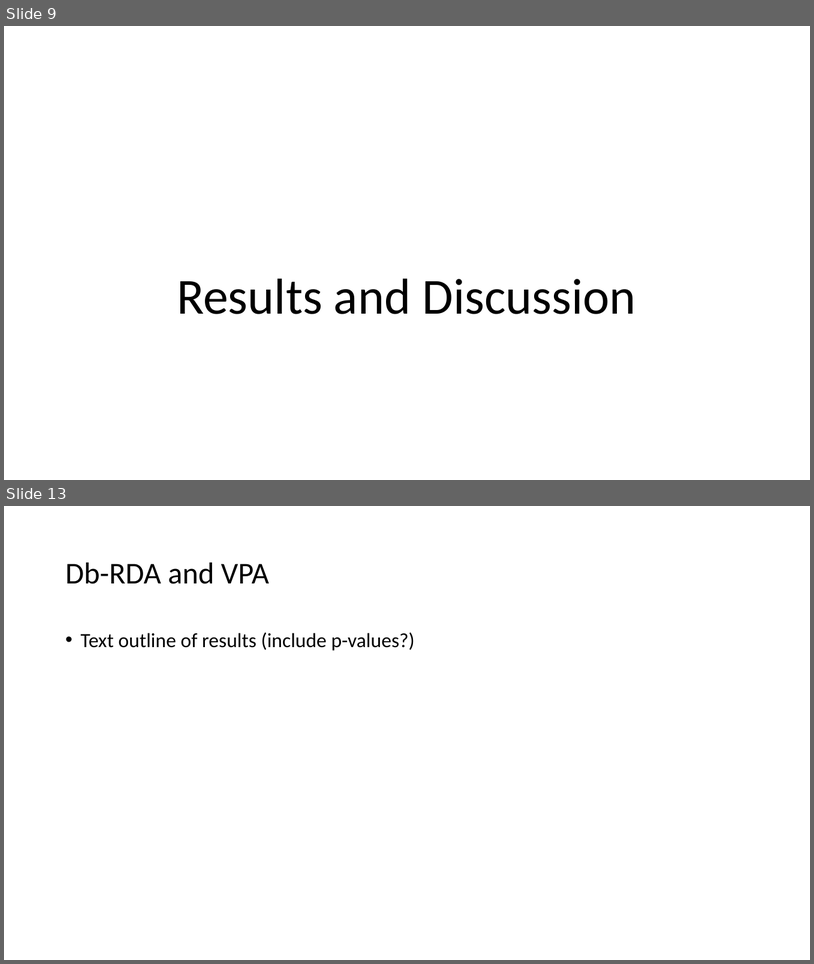
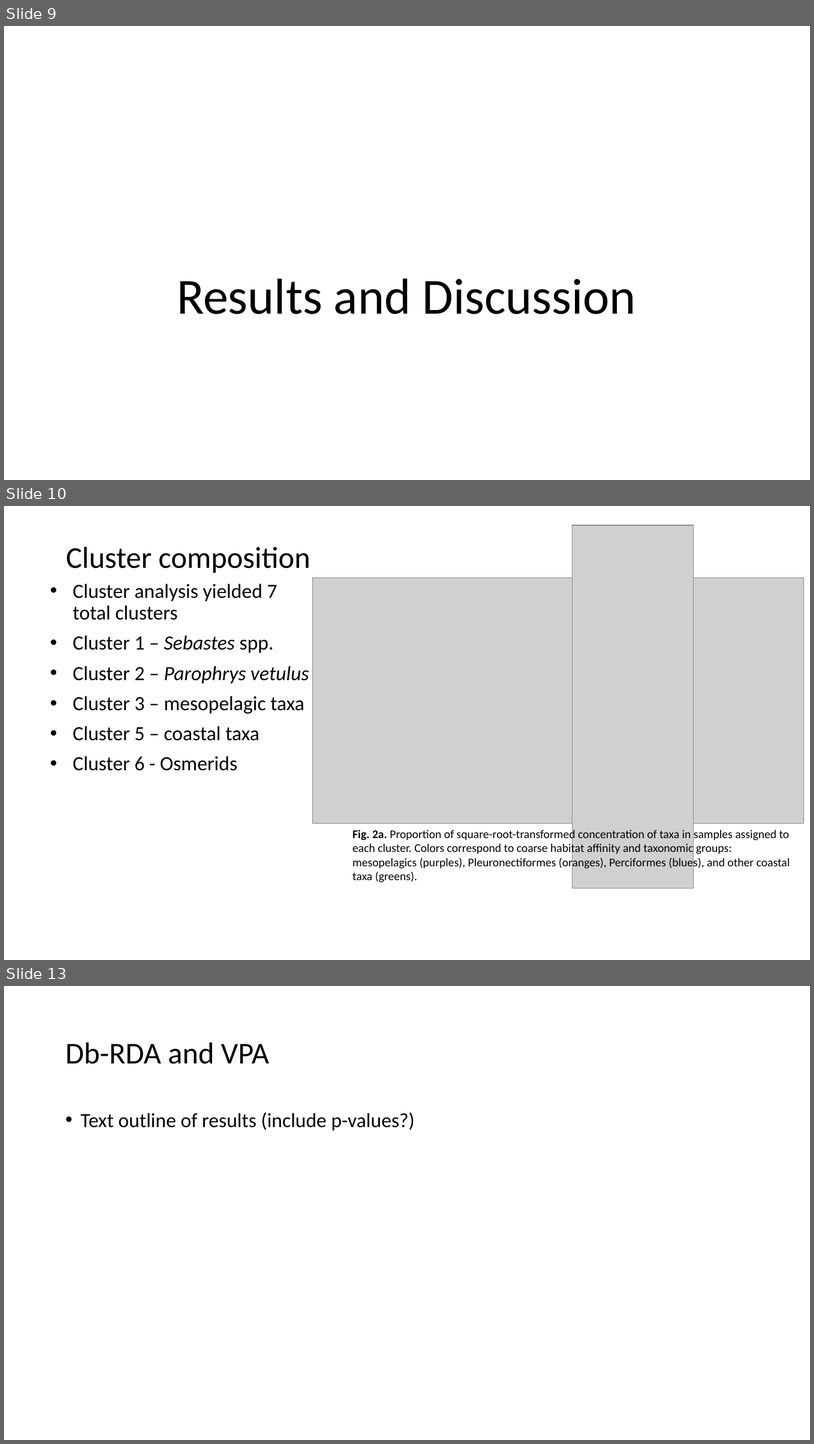
Before and after one commit to LukeABobay/larval-fish-community-analysis, a slide deck: PICES 2026 Presentation.pptx. Shown one above the other, each under a label of ours: slides 9 and 13 before the commit, slides 9, 10 and 13 after it; the slides between them are not shown. The pictures are 814x964 and 814x1444 pixels, drawn with LibreOffice and Linux fonts; fonts in the diff are those of the drawing; grey boxes stand for pictures. Boxes give left, top, right and bottom in pixels: in the first picture for what was removed or moved away, otherwise in the second. Text is boxed around its words. In the diff, an @@ line names an element or a change of style, - is before the commit and + after.

```diff
--- a/PICES 2026 Presentation.pptx
+++ b/PICES 2026 Presentation.pptx
@@ slide 10 added at (x1=4, y1=506, x2=810, y2=960), background #FFFFFF @@
@@ picture added at (x1=573, y1=525, x2=693, y2=888) @@
@@ title added at (x1=66, y1=547, x2=311, y2=573), 36 pt, text #000000 @@
+Cluster composition
@@ picture added at (x1=313, y1=577, x2=804, y2=823) @@
@@ text added at (x1=73, y1=583, x2=309, y2=771), 24 pt, text #000000 @@
+• Cluster analysis yielded 7 total clusters
+• Cluster 1 – Sebastes spp.
+• Cluster 2 – Parophrys vetulus
+• Cluster 3 – mesopelagic taxa
+• Cluster 5 – coastal taxa
+• Cluster 6 - Osmerids
@@ text added at (x1=353, y1=828, x2=791, y2=882), 14 pt, text #000000 @@
+Fig. 2a. Proportion of square-root-transformed concentration of taxa in samples assigned to each cluster. Colors correspond to coarse habitat affinity and taxonomic groups: mesopelagics (purples), Pleuronectiformes (oranges), Perciformes (blues), and other coastal taxa (greens).
```
Also in this commit, not shown: 6 slides changed, 3 other slides added, 4 slides removed.
